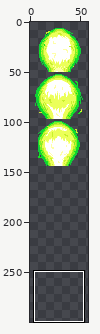
One commit to this sprite sheet: Skills/GiganticOmegaStorm/GiganticOmegaStormTail.png. Above: a wide view before the commit, with the close-up outlined.
Close-up. Old version:
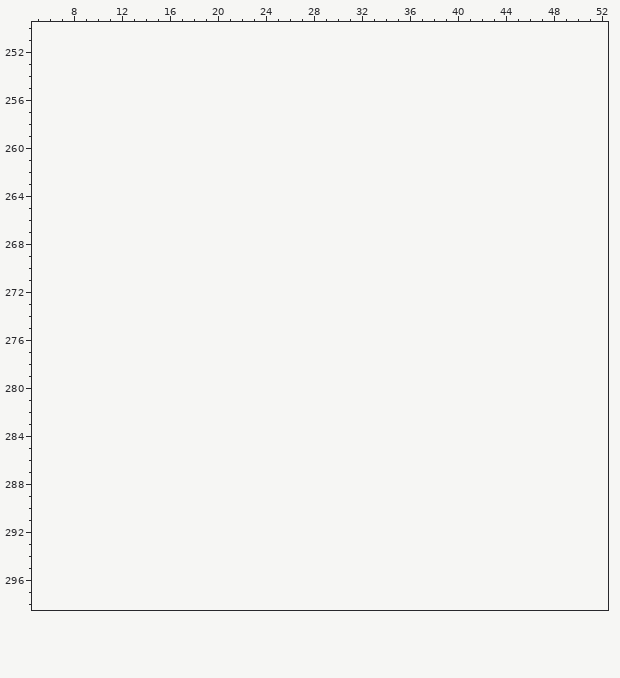
The file is 108x282 pixels, drawn in blocks of 2x2; one block is one cell here. Shown: x 5..52, y 250..298. The old version is drawn lined up with the new one, on the new canvas. The commit also changed other parts of the picture, which this record leaves out.
And afterwards:
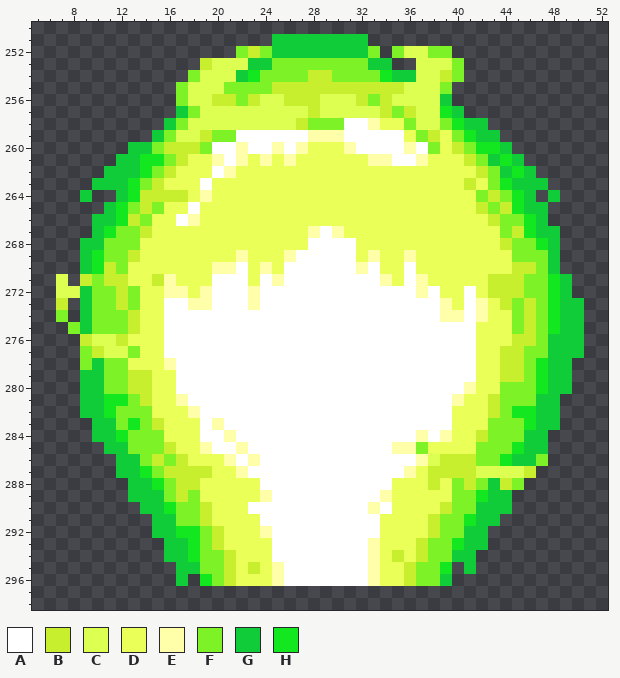
Palette (. is transparent): A #ffffff  B #c8ef2d  C #dcff51  D #ebff59  E #ffffaa  F #7cf227  G #10cc38  H #12e71f
What changed:
canvas 54x141 -> 58x300, the old top-left corner now at 2,4
Changed rows in their new state; - is an unchanged pixel.
first column x 7:
251 ------------------GGGGGGGG------------------
252 ---------------FBFGGGGGGGGF-FCCFF-----------
253 ------------BCCCGGFFFFFFFFGG--CCCF----------
254 -----------FCCCGHFFFFBBFFFFHGGCCBF----------
255 ----------FCCCFFFFBBBBBBBBBBBCCCF-----------
256 ----------FCCBBFBCCBBBCCCBFBCCCCG-----------
257 ----------GFCCCCCCCCCBCCCCCBFBCCHG----------
258 ---------GFCCCCCCCCCBFFFAAEDDFCCFHGG--------
259 --------GFCCBFFAAAAAAEEEAAAAADFBDFHGG-------
260 ------GGFBBBFAAEAAEAEDDDEAAAAEAFDBFHHG------
261 -----GGHHFBDDEAEDEDEDDDDDDEEAAEDDDBFGHG-----
262 ----GGGHFBDDDAEDDDDDDDDDDDDDDDDDDDDBFGHG----
263 ---GGGHFBDDDADDDDDDDDDDDDDDDDDDDDDBDFHGGG---
264 --G--GHBBBBDEDDDDDDDDDDDDDDDDDDDDDDFBFHG-G--
265 ----GHFBFDDADDDDDDDDDDDDDDDDDDDDDDDBFBHGG---
266 ---GGHBFDDAEDDDDDDDDDDDDDDDDDDDDDDDDBFFHG---
267 ---GHFFBDDDDDDDDDDDDDEAEDDDDDDDDDDDDDFBHGG--
268 --GGFFFDDDDDDDDDDDDDDAAAADDDDDDDDDDDDBFFHG--
269 --GHFFBDDDDDDDDEDDDEAAAAADEDDEDDDDDDDDFFFG--
270 --GHBFDDDDDDDEEADEDAAAAAAEADDADDDDDDDDBBFG--
271 C-BFBBDDBEDDDAAADAEAAAAAAAAEDAEDDDDDBBBFFHG-
272 CCGFFBFDDEEDEAAAEAAAAAAAAAAAAAEADDADBBBFFHG-
273 B-GFFBFDDAAEEAAAEAAAAAAAAAAAAAAAEDAEDBFBFHGG
274 F-GFFFBDDAAAAAAAAAAAAAAAAAAAAAAAEEAEDDFBFHGG
275 -FGFFFBDDAAAAAAAAAAAAAAAAAAAAAAAAAADDDFBFHGG
276 --BCCBDDDAAAAAAAAAAAAAAAAAAAAAAAAAADDDBBFGGG
277 --FBCCFDDAAAAAAAAAAAAAAAAAAAAAAAAAADDBBFFGGG
278 --FGFFDDDEAAAAAAAAAAAAAAAAAAAAAAAAADDBBFHGG-
279 --GGFFBBDDAAAAAAAAAAAAAAAAAAAAAAAAADDBBFHGG-
280 --GGFFBBDDAAAAAAAAAAAAAAAAAAAAAAAAEDDFFFHGG-
281 --GGHHFBDDEAAAAAAAAAAAAAAAAAAAAAAEDDBFFFGG--
282 --GGHFFFDDDEAAAAAAAAAAAAAAAAAAAAADDDBFHHGG--
283 ---GGFHFBDDDAEAAAAAAAAAAAAAAAAAAADDDFFFHGG--
284 ---GGHFFFDDDAAEAAAAAAAAAAAAAAAEAEDDBFFFGG---
285 ----GGFFFBDDEAAEAAAAAAAAAAAAEEFDDDDFFFHGG---
286 -----GGFBFBDDDEAEAAAAAAAAAAAAAECBBBFFHGGF---
287 -----GGHFBBBBDDEAAAAAAAAAAAAAEDBBBBCCCCB----
288 ------GGHFBBDDDDDAAAAAAAAAAADDDBDFBFGBF-----
289 ------GGGFBFDDDDDEAAAAAAAAAEDDDDDFFHGG------
290 -------GGHFFBDDDAAAAAAAAAAEADDDDBFFGGG------
291 --------GGFFBDDDDAAAAAAAAAADDDDBFFHGG-------
292 --------GGHHFBDDDEAAAAAAAAADDDDBFFGG--------
293 ---------GGHFBDDDDAAAAAAAAEDDDBFFHGG--------
294 ---------GGHFFBDDDAAAAAAAAEDBDBFFGG---------
295 ----------GGFFBDBDEAAAAAAAEDDBFFH-G---------
296 ----------G-HFBDDDEAAAAAAAEDDBFFG-----------
Changed places in both close-ups, as pixel boxes (x1, y1, x2, y2):
added: (56, 34, 584, 586)
